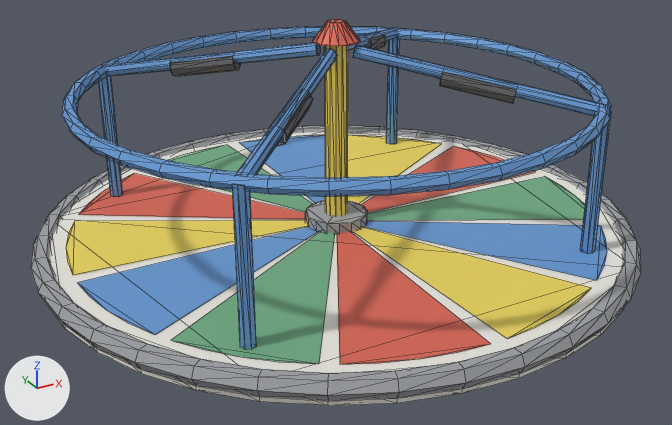
A saved change to the glTF model assets/models/playground/carousel_top.glb.
Rendered twice from a camera (50 mm lens) standing at (-1.85, -3.37, 2.06) and looking at (-0.07, -0.12, 0.44). Arrows for +X, +Y and +Z are at lower left; the lights stay in place. The first picture is the older version. Mesh edges are drawn as thin lines. Vertices at exactly the same position are counted once.

Names of what the first picture shows: 'CarouselTop'.
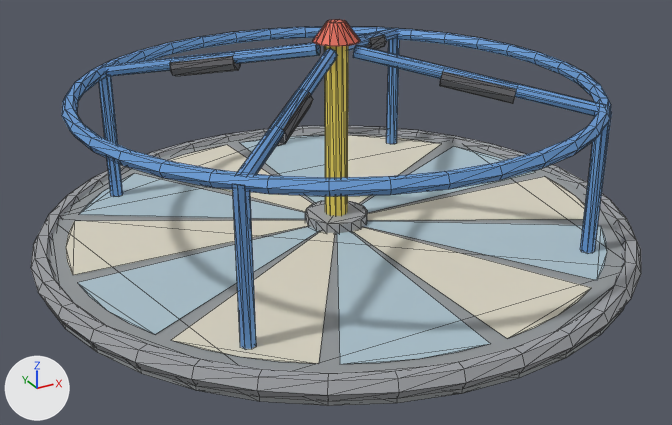
Boxes [x1, y1, x2, y2] around the edits, measured in the pictures (672 x 425 px):
'CarouselTop', recoloured, surface changed: [46, 33, 626, 406] in both
part 1 of me_cylinder_032, recoloured (lighter): [79, 146, 534, 364] in both
part 2 of me_cylinder_032, recoloured (yellow to pale yellow): [66, 135, 591, 338] in both
part 3 of me_cylinder_032, recoloured: [78, 135, 607, 334] in both
part 4 of me_cylinder_032, recoloured (green to pale yellow): [168, 145, 585, 364] in both

The change in detail:
Material 'CarouselDeckPaint' (mat_carouseldeckpaint) changes colour from white #eae7df to grey #95999b; in linear values from (0.82, 0.8, 0.74) to (0.3, 0.32, 0.33).
Material 'CarouselDeckA' (mat_carouseldecka) is new.
Its base color is (0.42, 0.55, 0.62) (blue #adc4ce).
Its roughness is 0.75.
Material 'CarouselDeckB' (mat_carouseldeckb) is new.
Its base color is (0.72, 0.68, 0.56) (pale yellow #ddd7c5).
Its roughness is 0.75.
me_cylinder_032 has 845 vertices, 1552 faces and spans x -1.32..1.32, y -1.32..1.32, z 0.26..1.24.
me_cylinder_032 is used by ob_carouseltop; location (0.0, 0.0, 0.0).
me_cylinder_032 part 1: 12 faces spanning x -1.0..1.18, y -1.18..1.0, z 0.34 switch from mat_paintred (red #e16c59) to mat_carouseldecka (blue #adc4ce).
me_cylinder_032 part 2: 12 faces spanning x -1.18..1.0, y -1.18..1.0, z 0.34 switch from mat_paintyellow (yellow #f3dd61) to mat_carouseldeckb (pale yellow #ddd7c5).
me_cylinder_032 part 3: 12 faces spanning x -1.18..1.0, y -1.0..1.18, z 0.34 switch from mat_paintblue (blue #6ca0da) to mat_carouseldecka (blue #adc4ce).
me_cylinder_032 part 4: 12 faces spanning x -1.0..1.18, y -1.0..1.18, z 0.34 switch from mat_paintgreen (green #76b389) to mat_carouseldeckb (pale yellow #ddd7c5).
